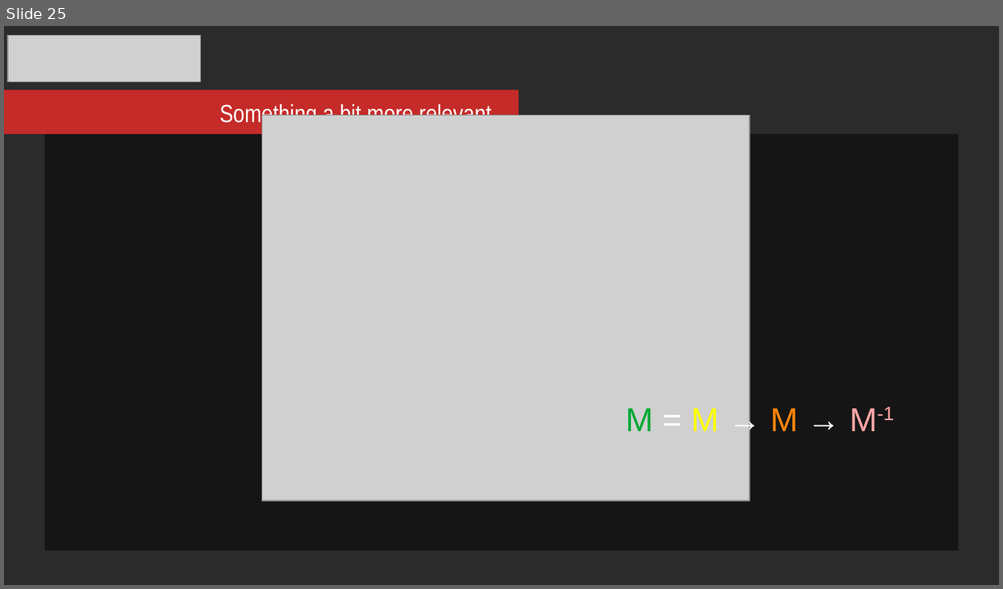
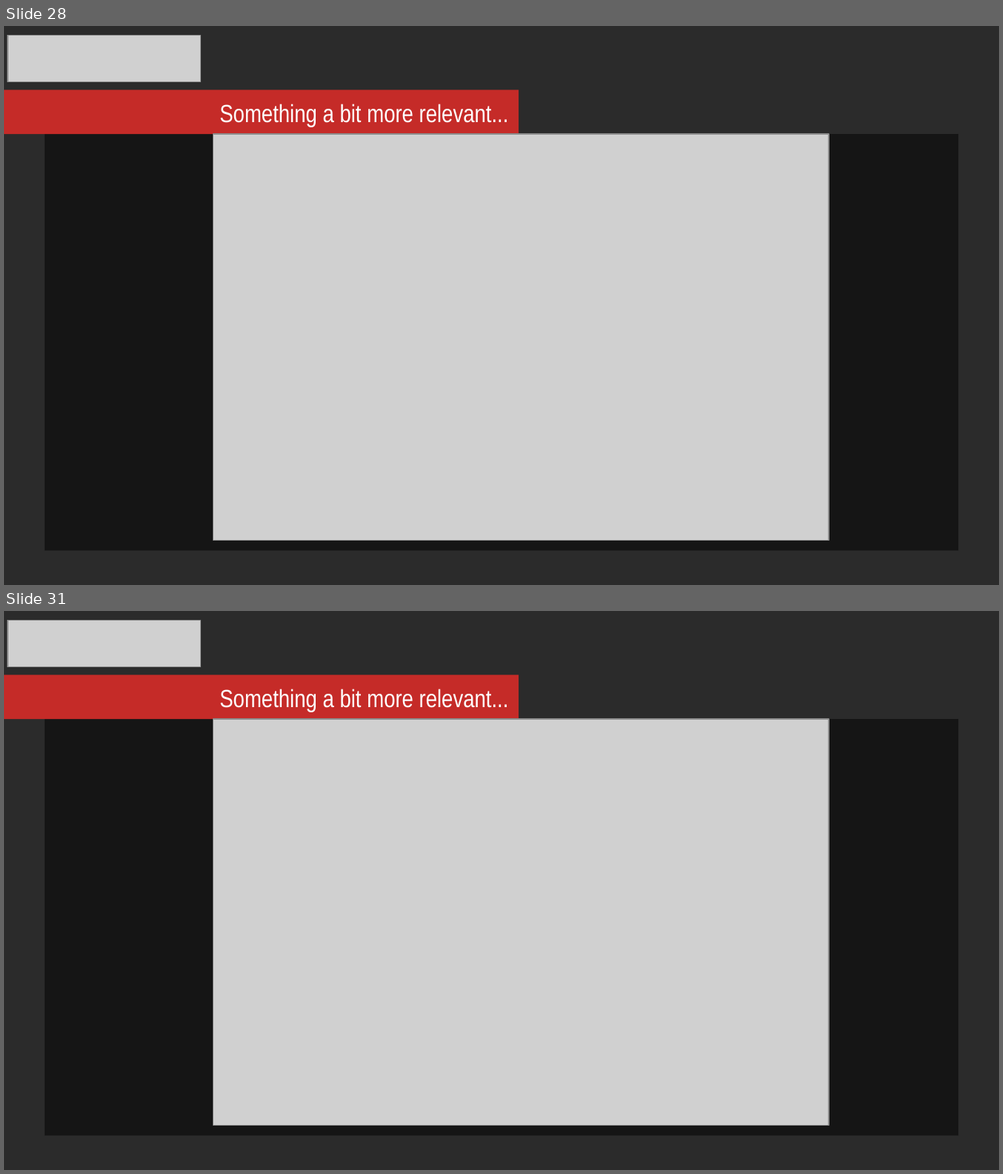
Before and after one commit to mikosz/type-safety, a slide deck: ask-not-what-you-can-do-for-the-compiler.odp. Shown one above the other, each under a label of ours: slide 25 before the commit, slides 28 and 31 after it; the slides between them are not shown. The pictures are 1003x589 and 1003x1174 pixels, drawn with LibreOffice and Linux fonts; fonts in the diff are those of the drawing; grey boxes stand for pictures; background and template pictures are left out; a plain dark background stands for a picture behind light text. Boxes give left, top, right and bottom in pixels: in the first picture for what was removed or moved away, otherwise in the second. Text is boxed around its words. In the diff, an @@ line names an element or a change of style, - is before the commit and + after.

Commit message:
Updated presentation - images

```diff
--- a/ask-not-what-you-can-do-for-the-compiler.odp
+++ b/ask-not-what-you-can-do-for-the-compiler.odp
@@ slide 31 added at (x1=4, y1=611, x2=999, y2=1170), background picture (left out) @@
@@ picture added at (x1=8, y1=620, x2=201, y2=667) @@
@@ rectangle added at (x1=4, y1=675, x2=518, y2=718), fill #C52B28 @@
@@ text added at (x1=219, y1=689, x2=509, y2=712), 18 pt, text #FFFFFF @@
+Something a bit more relevant...
@@ rectangle added at (x1=45, y1=719, x2=958, y2=1136), fill #000000 at 51% opacity @@
@@ picture added at (x1=213, y1=719, x2=828, y2=1126) @@
@@ what was slide 25 is now slide 28 @@
@@ slide 28 changed as well @@
@@ picture resized from (x1=262, y1=116, x2=749, y2=501) to (x1=213, y1=134, x2=828, y2=541) @@
@@ text removed at (x1=626, y1=407, x2=893, y2=432) @@
-M = M → M → M-1
```
Also in this commit, not shown: 28 other slides changed, 6 other slides added, 13 other files.
